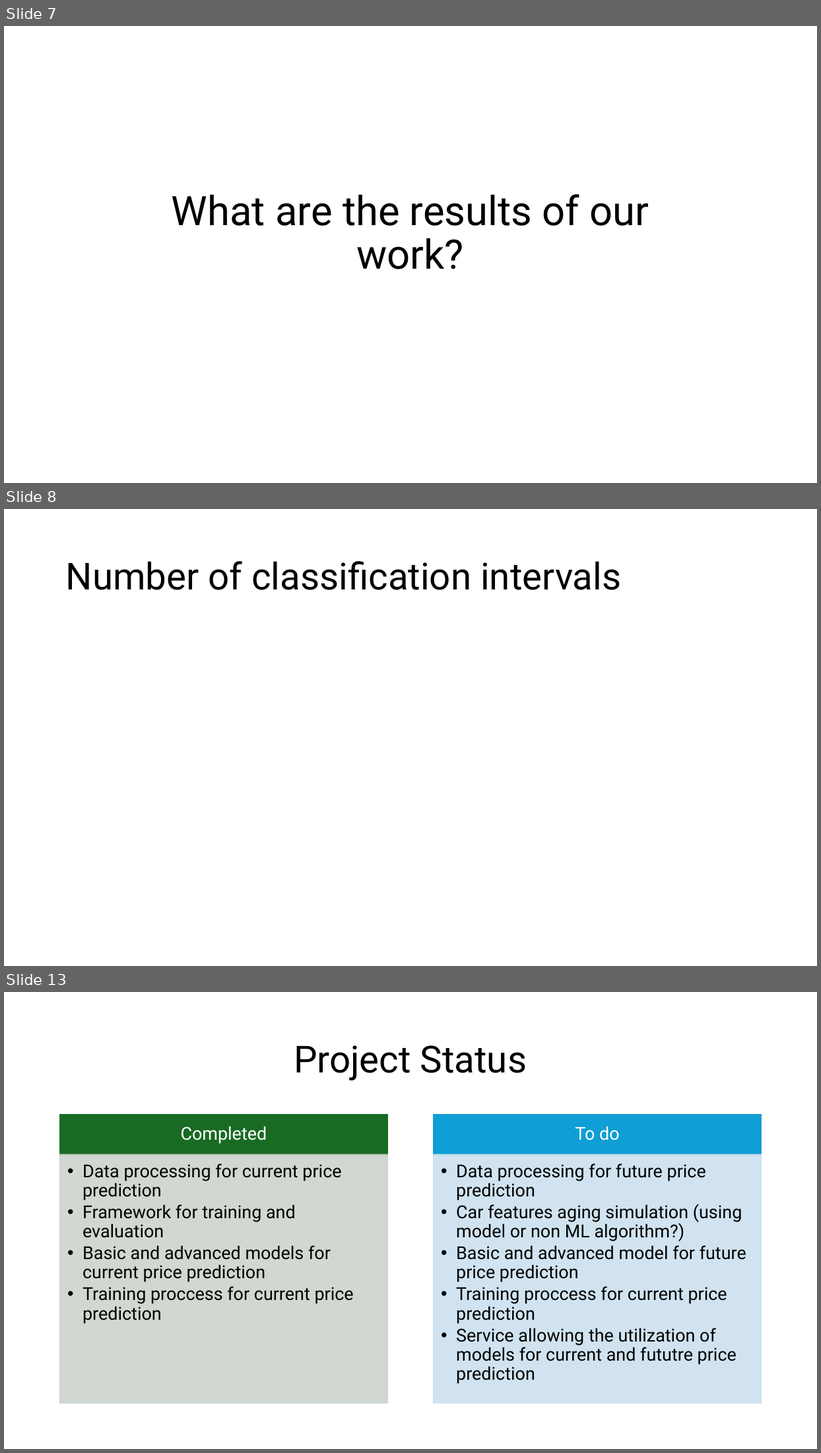
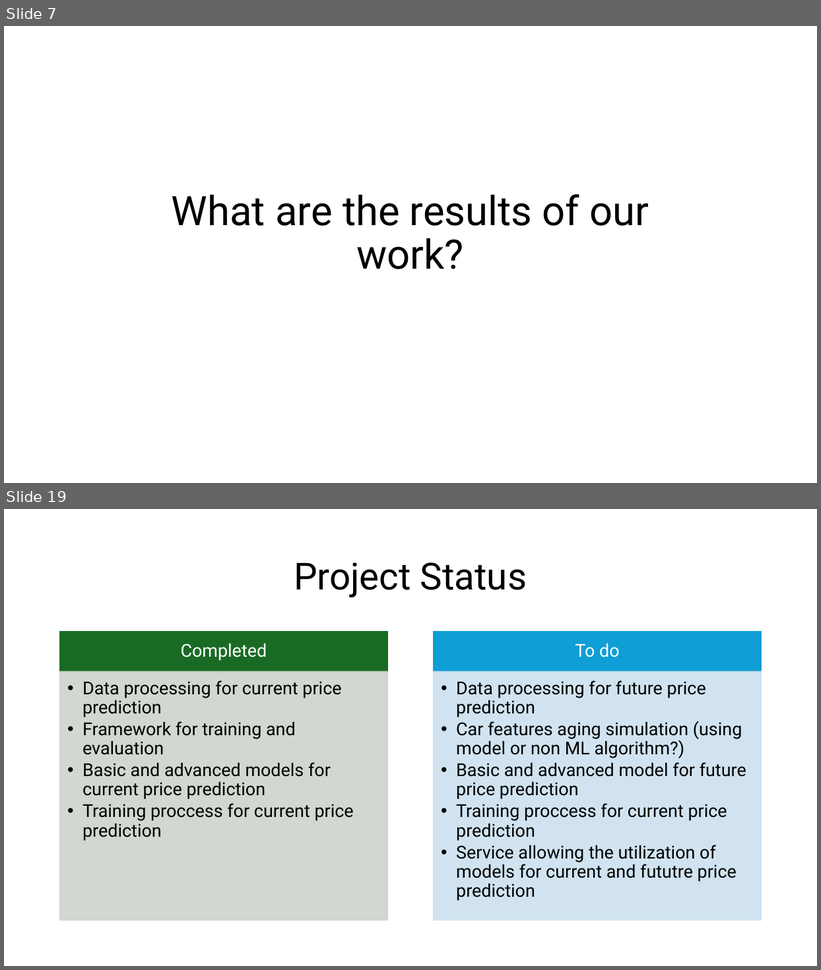
Before and after one commit to marcin-banak/wheel_of_fortune, a slide deck: Milestone.pptx. Shown one above the other, each under a label of ours: slides 7, 8 and 13 before the commit, slides 7 and 19 after it; the slides between them are not shown. The pictures are 821x1453 and 821x970 pixels, drawn with LibreOffice and Linux fonts; fonts in the diff are those of the drawing. Boxes give left, top, right and bottom in pixels: in the first picture for what was removed or moved away, otherwise in the second. Text is boxed around its words. In the diff, an @@ line names an element or a change of style, - is before the commit and + after.

```diff
--- a/Milestone.pptx
+++ b/Milestone.pptx
@@ slide 8 removed at <box>4,509,817,966</box>, background #FFFFFF @@
@@ title removed at <box>66,561,621,590</box> @@
-Number of classification intervals
@@ what was slide 13 is now slide 19 @@
```
Also in this commit, not shown: 11 slides added, 4 other slides removed, 10 other files.
